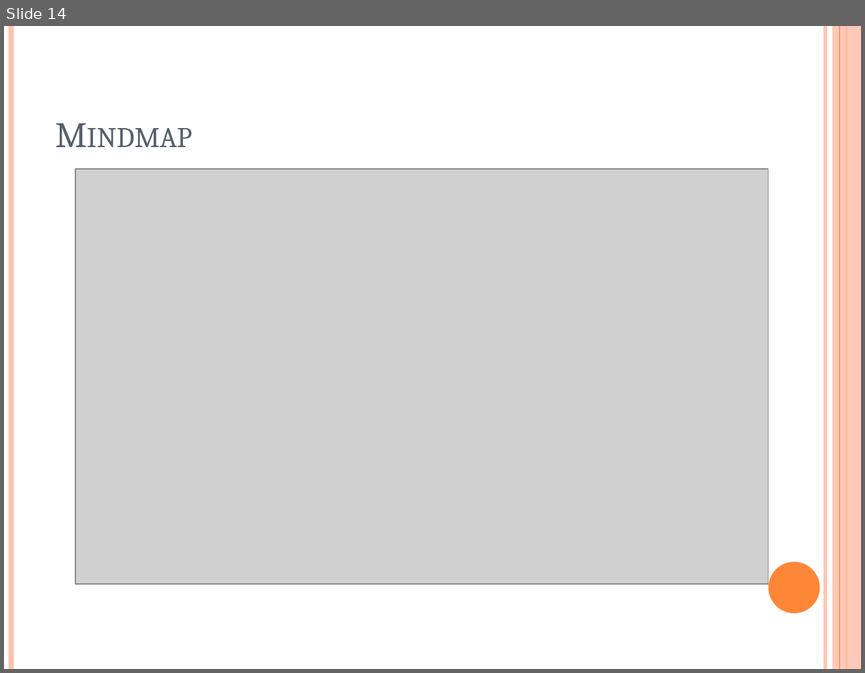
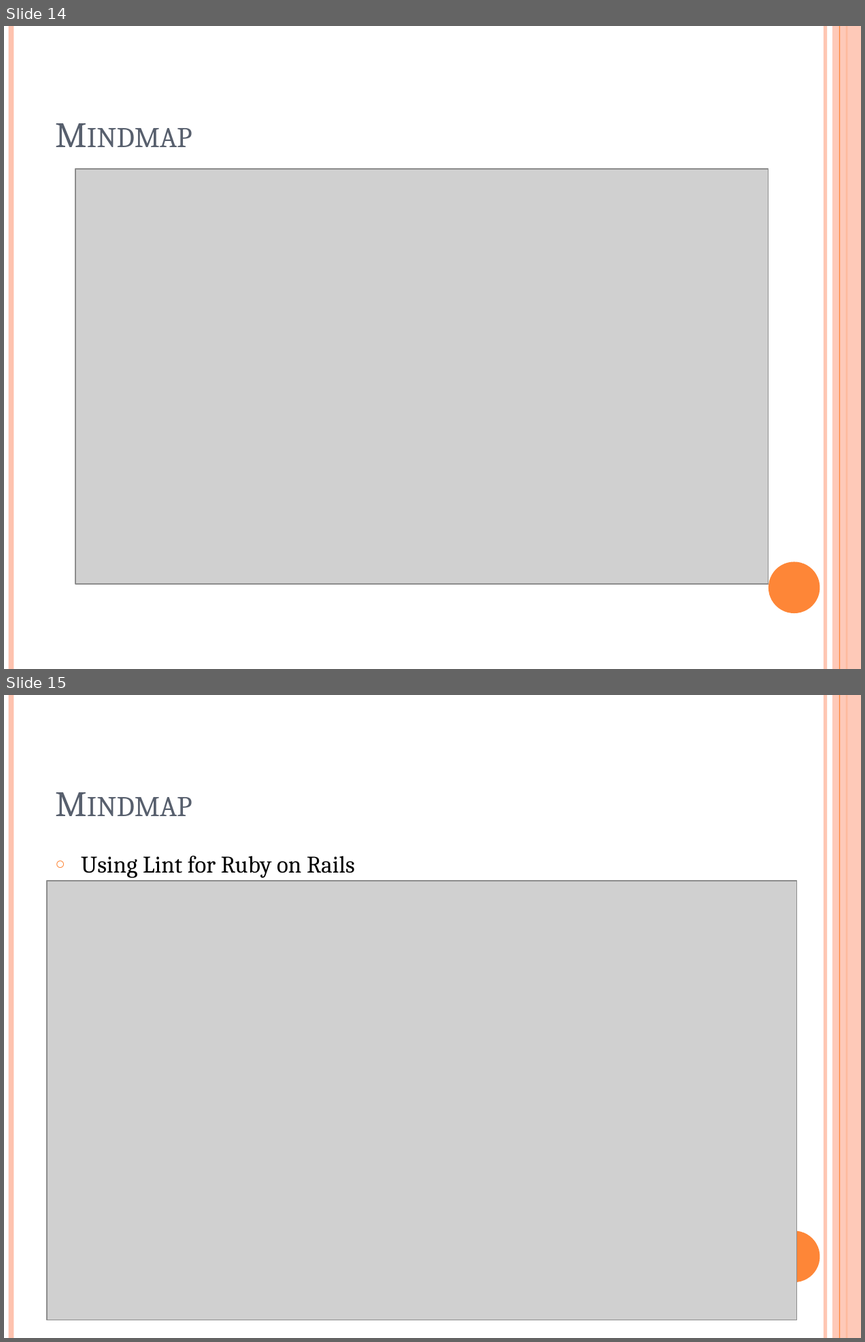
Before and after one commit to tienpx/Nhom12_K57CA, a slide deck: g10.pptx. Shown one above the other, each under a label of ours: slide 14 before the commit, slides 14 and 15 after it. The pictures are 865x673 and 865x1342 pixels, drawn with LibreOffice and Linux fonts; fonts in the diff are those of the drawing; grey boxes stand for pictures. Boxes give left, top, right and bottom in pixels: in the first picture for what was removed or moved away, otherwise in the second. Text is boxed around its words. In the diff, an @@ line names an element or a change of style, - is before the commit and + after.

Commit message:
add lint to slide

```diff
--- a/g10.pptx
+++ b/g10.pptx
@@ slide 15 added at bbox=[4, 695, 861, 1338], background #FFFFFF; not listed: 6 template elements that a slide beside it also shows @@
@@ title added at bbox=[47, 721, 747, 828], 30 pt, text #575F6D, small capitals @@
+Mindmap
@@ text added at bbox=[81, 855, 355, 878], 20 pt, text #000000 @@
+○ Using Lint for Ruby on Rails
@@ picture added at bbox=[47, 881, 797, 1321] @@
```
Also in this commit, not shown: 1 other slide added.
